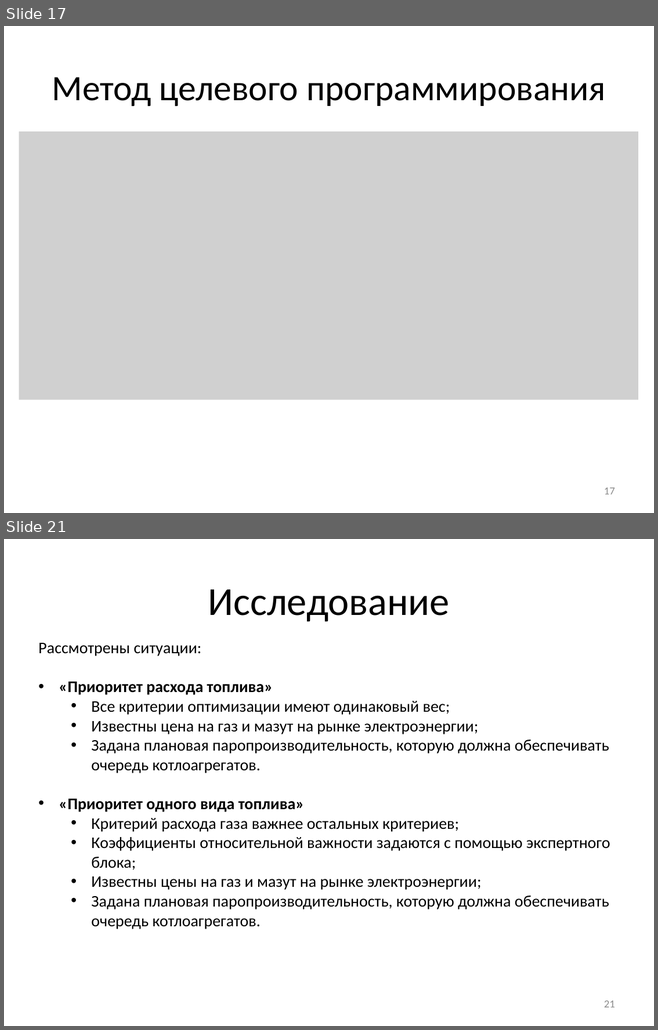
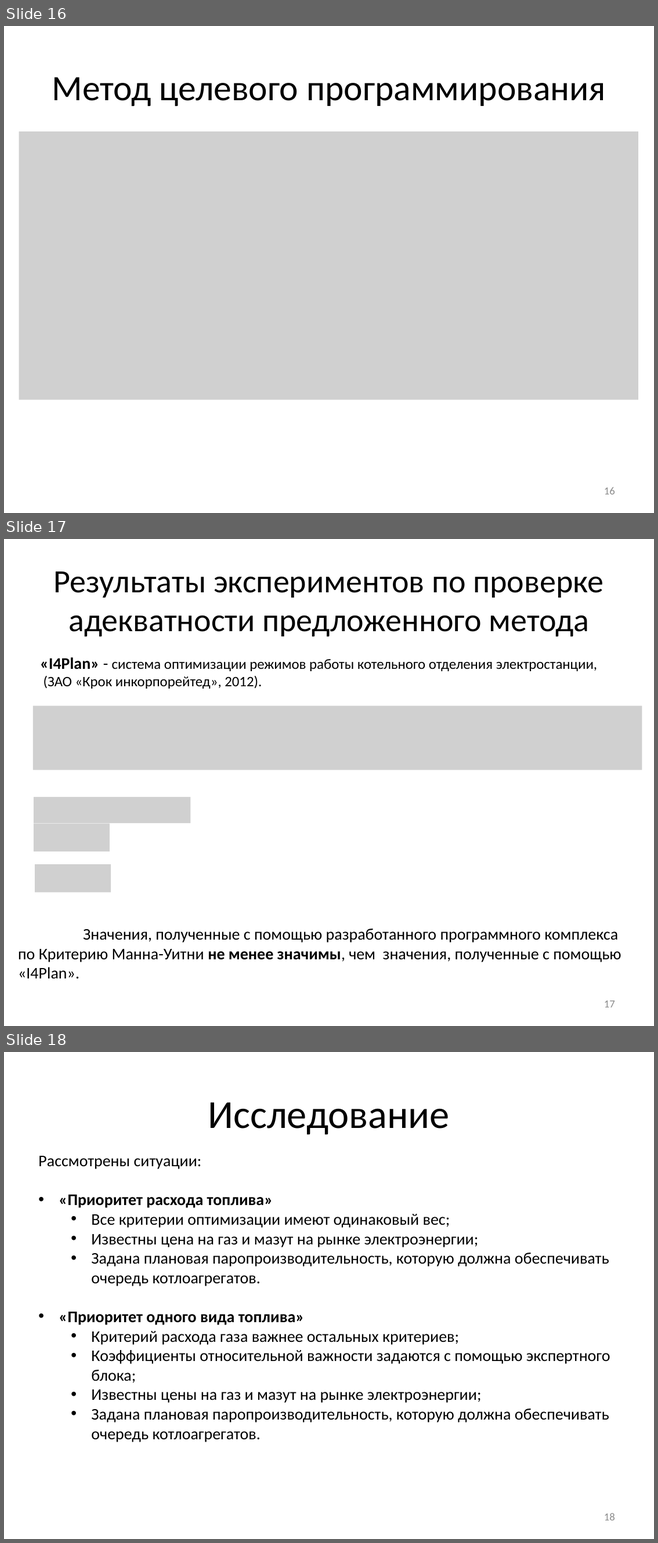
Before and after one commit to arkuzmin/diplom, a slide deck: optimization/4 семестр/РПЗ/Презентация_v2.0.pptx. Shown one above the other, each under a label of ours: slides 17 and 21 before the commit, slides 16, 17 and 18 after it; the slides between them are not shown. The pictures are 658x1030 and 658x1543 pixels, drawn with LibreOffice and Linux fonts; fonts in the diff are those of the drawing; grey boxes stand for pictures. Boxes give left, top, right and bottom in pixels: in the first picture for what was removed or moved away, otherwise in the second. Text is boxed around its words. In the diff, an @@ line names an element or a change of style, - is before the commit and + after.

```diff
--- a/optimization/4 семестр/РПЗ/Презентация_v2.0.pptx
+++ b/optimization/4 семестр/РПЗ/Презентация_v2.0.pptx
@@ slide 17 added at bbox=[4, 539, 654, 1026], background #FFFFFF @@
@@ title added at bbox=[54, 571, 603, 637], 36 pt, text #000000 @@
+Результаты экспериментов по проверке адекватности предложенного метода
@@ text added at bbox=[40, 657, 597, 689], 16 pt, text #000000 @@
+«I4Plan» - система оптимизации режимов работы котельного отделения электростанции,
+(ЗАО «Крок инкорпорейтед», 2012).
@@ picture added at bbox=[32, 706, 641, 770] @@
@@ picture added at bbox=[34, 797, 190, 823] @@
@@ picture added at bbox=[34, 824, 110, 852] @@
@@ picture added at bbox=[35, 864, 111, 892] @@
@@ text added at bbox=[18, 929, 621, 979], 18 pt, text #000000 @@
+Значения, полученные с помощью разработанного программного комплекса по Критерию Манна-Уитни не менее значимы, чем значения, полученные с помощью «I4Plan».
@@ page number added at bbox=[604, 1001, 615, 1008], 12 pt, text #8C8C8C @@
+17
@@ what was slide 17 is now slide 16 @@
@@ page number at bbox=[604, 487, 615, 495]: text changed @@
-17
+16
@@ what was slide 21 is now slide 18 @@
@@ page number at bbox=[604, 1513, 615, 1521]: text changed @@
-21
+18
```
Also in this commit, not shown: 14 slides changed, 2 slides removed.
